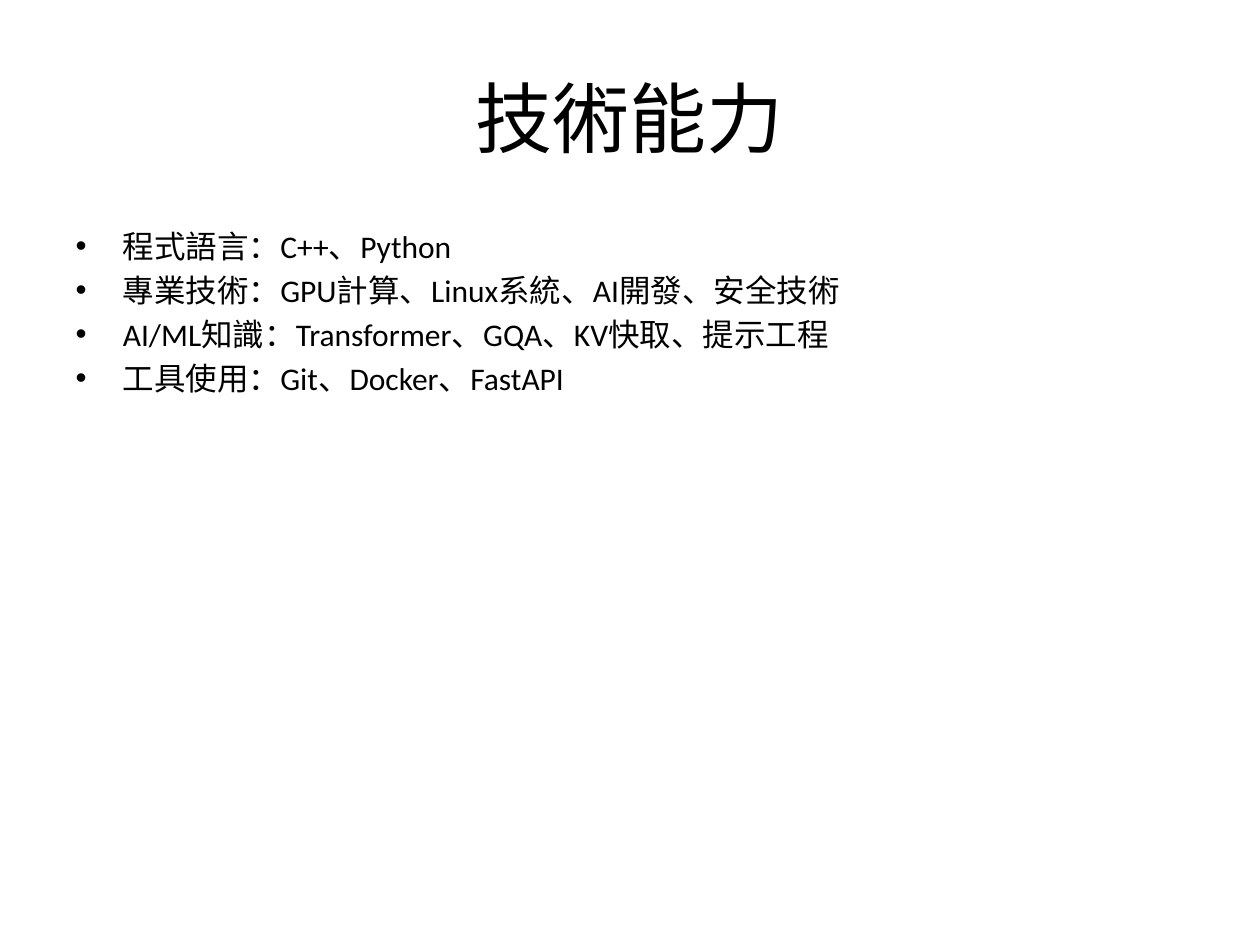
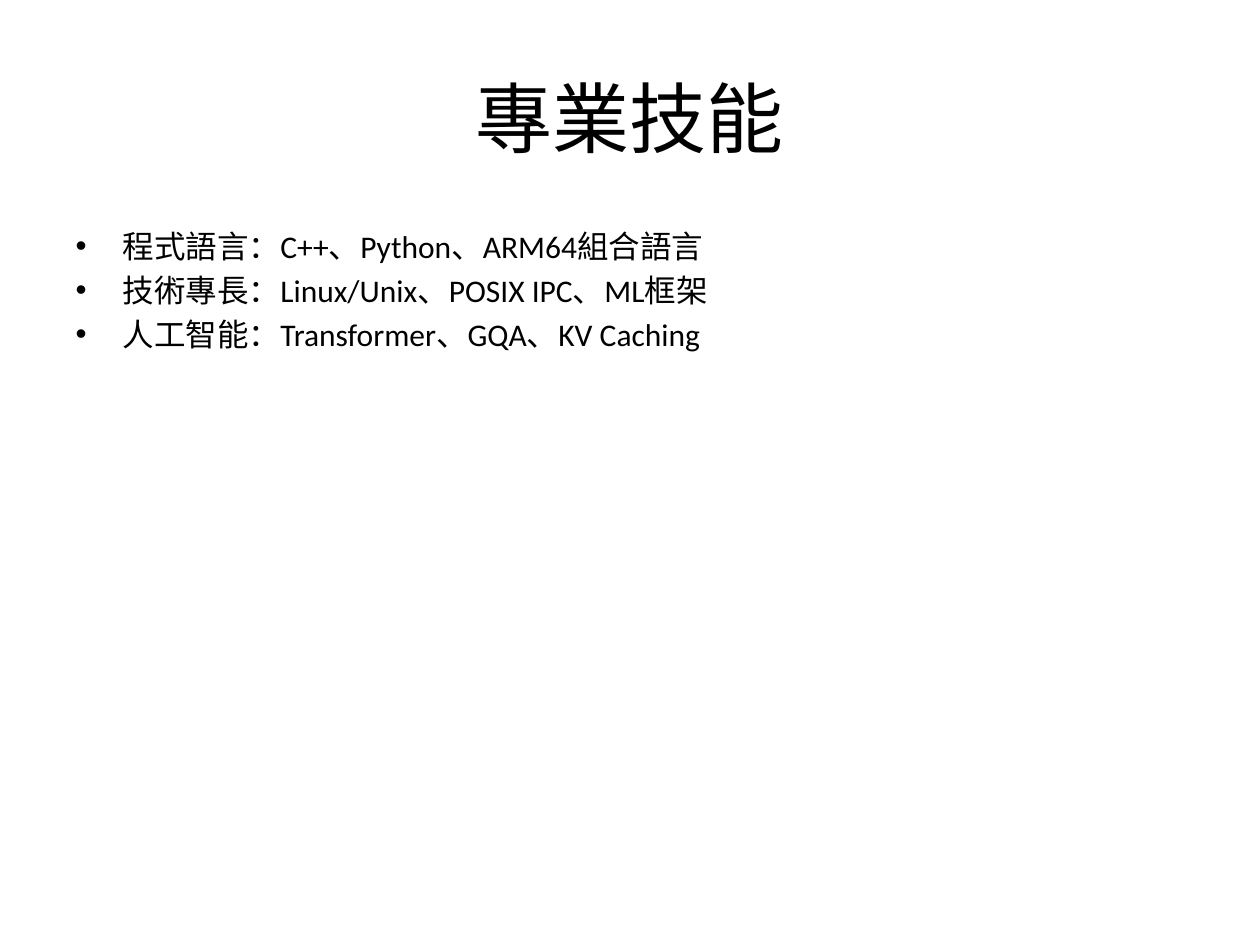
Before and after one commit to sqoojack/MCP-driven-AI-Agent, a slide deck: slide 2 of Output/LLM_report.pptx. Drawn at 1260x945 pixels with LibreOffice and Linux fonts; fonts in the diff are those of the drawing. Boxes give left, top, right and bottom in pixels: in the first picture for what was removed or moved away, otherwise in the second. Text is boxed around its words. In the diff, an @@ line names an element or a change of style, - is before the commit and + after.

```diff
--- a/Output/LLM_report.pptx
+++ b/Output/LLM_report.pptx
@@ title at [476,82,784,153]: text changed @@
-技術能力
+專業技能
@@ text at [123,231,708,352]: text changed @@
-• 程式語言：C++、Python
-• 專業技術：GPU計算、Linux系統、AI開發、安全技術
-• AI/ML知識：Transformer、GQA、KV快取、提示工程
-• 工具使用：Git、Docker、FastAPI
+• 程式語言：C++、Python、ARM64組合語言
+• 技術專長：Linux/Unix、POSIX IPC、ML框架
+• 人工智能：Transformer、GQA、KV Caching
```
Also in this commit, not shown: 3 other slides changed, 3 slides added, 3 slides removed, 56 other files.
